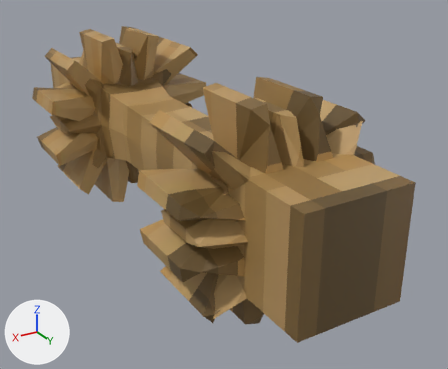
A saved change to the Blender file src/main/resources/assets/projectsteam/objmodels/gearbox_2_inside.blend.
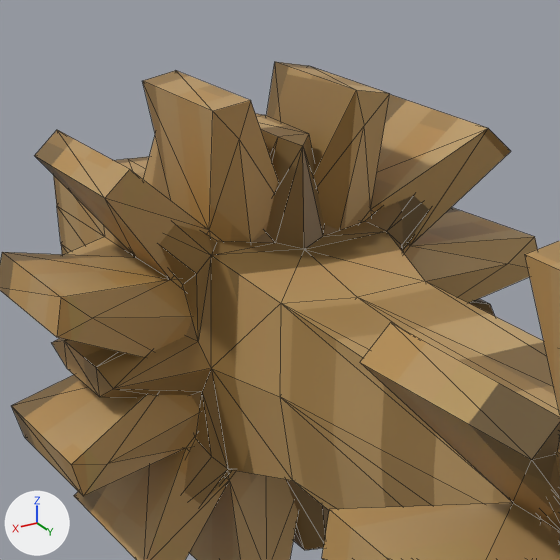
There are two pictures of each version: one whole from a 50 mm camera at (0.51, 1.014, 0.411) aimed at (-0.059, 0.066, -0.063), one close up on the part from 7% to 48% of the width and 2% to 51% of the height. The lights are fixed; the arrows at lower left show +X, +Y and +Z. The close-ups show mesh edges as thin lines.

The first close-up shows 'big_output', 'connection'.
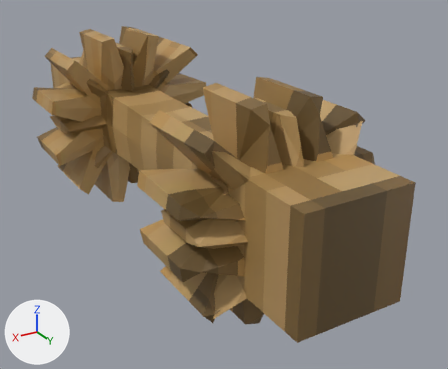
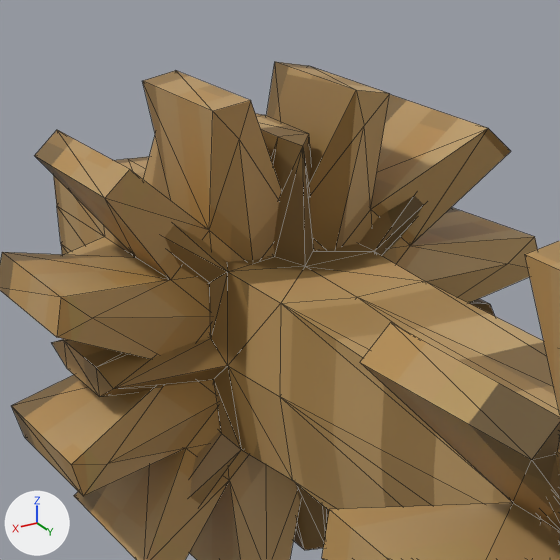
Location of each change, [x1, y1, x2, y2] in pixels of the close-ups (560 x 560 px; the box of a moved part takes in the faces that stretch with it):
part 1 of me_cube_004, moved or reshaped: [52, 130, 494, 550] in both

The change, as a diff of the scene's bpy script:
```diff
--- a/src/main/resources/assets/projectsteam/objmodels/gearbox_2_inside.blend.py
+++ b/src/main/resources/assets/projectsteam/objmodels/gearbox_2_inside.blend.py
@@ me_cube_004 @@
 me_cube_004.from_pydata(...)  # 333 vertices, 631 faces; spans x -0.37..0.36, y -0.87..0.91, z -0.37..0.37
 # used by ob_connection; location = (0.0, 0.004, 0.0); scale = (0.486, 0.486, 0.486)
+# me_cube_004 part 1: 106 of 333 vertices moved; they spanned x -0.22..0.22, y -0.76..-0.47, z -0.19..0.19 and now span x -0.17..0.17, y -0.76..-0.47, z -0.16..0.16; mean shift (0.0, 0.0, 0.0); largest move (-0.09, -0.76, -0.18) -> (-0.04, -0.72, -0.15)
 me_cube_004.materials.append(mat_material_003)
```
